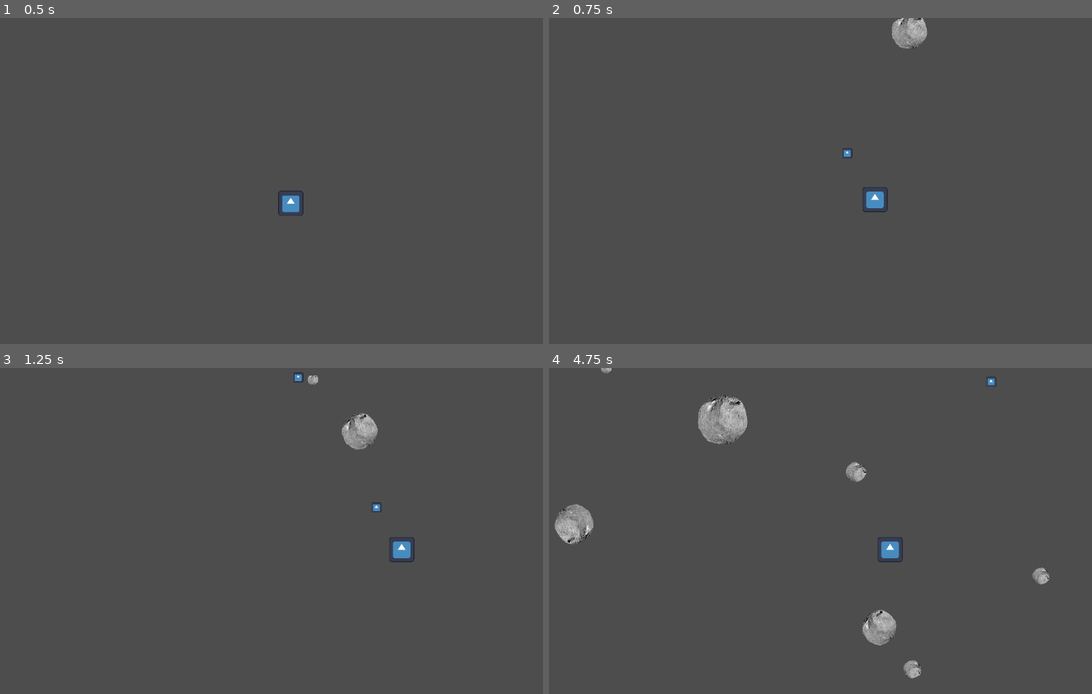
Above: before the commit, frames 1-4 (two rows, left to right).
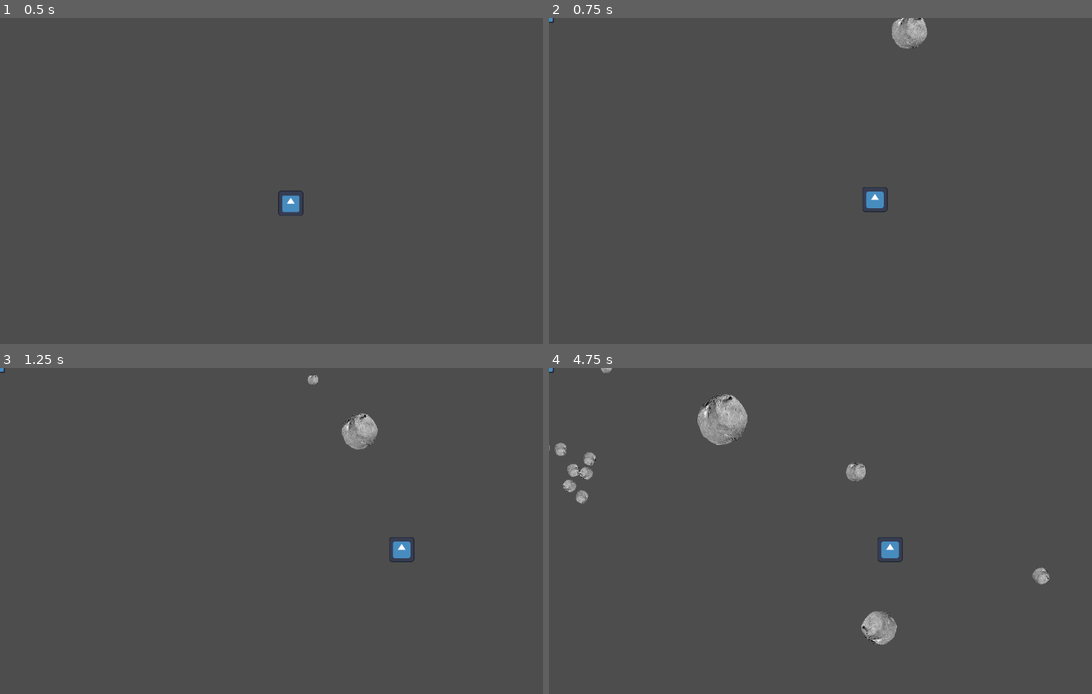
Above: after the commit, the same moments.

Repository: DigitsCodeCompendium/game.MJ198
Game: Godot game, scene res://scenes/game.tscn
Same seed, same stepped clock (60 frames per second), same inputs: the game is played once before the commit and once after it. The engine's default icon, where the game draws it, is replaced by a stand-in: a white triangle on a blue panel in a dark square.
Inputs (mouse positions are in pixels of both pictures, inside the frame that each line leads up to):
- Up to frame 1 (0.5 s): no input
- Up to frame 2 (0.75 s): move the mouse to (967, 164) at 0.52 s; hold D (move_right) from 0.53 s (still down); hold Space (shoot) from 0.53 s (still down)
- Up to frame 3 (1.25 s): keep holding D (move_right); keep holding Space (shoot)
- Up to frame 4 (4.75 s): move the mouse to (722, 547) at 1.27 s; release D (move_right) at 1.28 s; release Space (shoot) at 1.28 s; hold A (move_left) 1.28-2.03 s; tap Space (shoot) at 1.35, 2.85, 4.35 s; move the mouse to (896, 459) at 2.02 s; hold Space (shoot) 2.03-2.78 s; hold D (move_right) 2.03-3.53 s; move the mouse to (809, 596) at 2.77 s; move the mouse to (1015, 579) at 3.52 s; hold Space (shoot) 3.53-4.28 s; hold A (move_left) from 3.53 s (still down); move the mouse to (663, 482) at 4.27 s

Frame 1 is identical in both runs. In frame 2, less than 0.1% of the frame differs, in the area x 0-56%, y 0-43%; in frame 3, less than 0.1%; in frame 4, 2.0%, in the area x 0-83%, y 0-96%.
Error after the commit: Invalid call to function 'launch' in base 'Area2D (basic_bullet.gd)'. Expected 4 argument(s). (res://scenes/systems/weapons/base_weapon.gd:26)

Commit message:
bullets now delete themselves after leaving the screen

Diff:
--- a/scenes/systems/weapons/basic_bullet.gd
+++ b/scenes/systems/weapons/basic_bullet.gd
@@ -1,19 +1,25 @@
 extends Area2D
 
 var velocity = Vector2.ZERO
+var damage = 1
 
 # Called when the node enters the scene tree for the first time.
 func _ready() -> void:
+	$VisibleOnScreenNotifier2D.connect("screen_exited", _on_leave_screen)
 	pass # Replace with function body.
 
 # Called every frame. 'delta' is the elapsed time since the previous frame.
 func _process(delta: float) -> void:
 	position += velocity * delta
 
-func launch(vel:Vector2, pos:Vector2, size:float) -> void:
+func launch(vel:Vector2, pos:Vector2, size:float, dmg:int) -> void:
 	self.position = pos
 	self.velocity = vel
 	self.scale = Vector2(size, size)
+	self.damage = dmg
 
 func hit():
 	self.queue_free()
+
+func _on_leave_screen():
+	self.queue_free()
--- a/scenes/systems/weapons/basic_bullet.tscn
+++ b/scenes/systems/weapons/basic_bullet.tscn
@@ -15,3 +15,5 @@
 
 [node name="CollisionShape2D" type="CollisionShape2D" parent="."]
 shape = SubResource("CircleShape2D_kewi4")
+
+[node name="VisibleOnScreenNotifier2D" type="VisibleOnScreenNotifier2D" parent="."]
